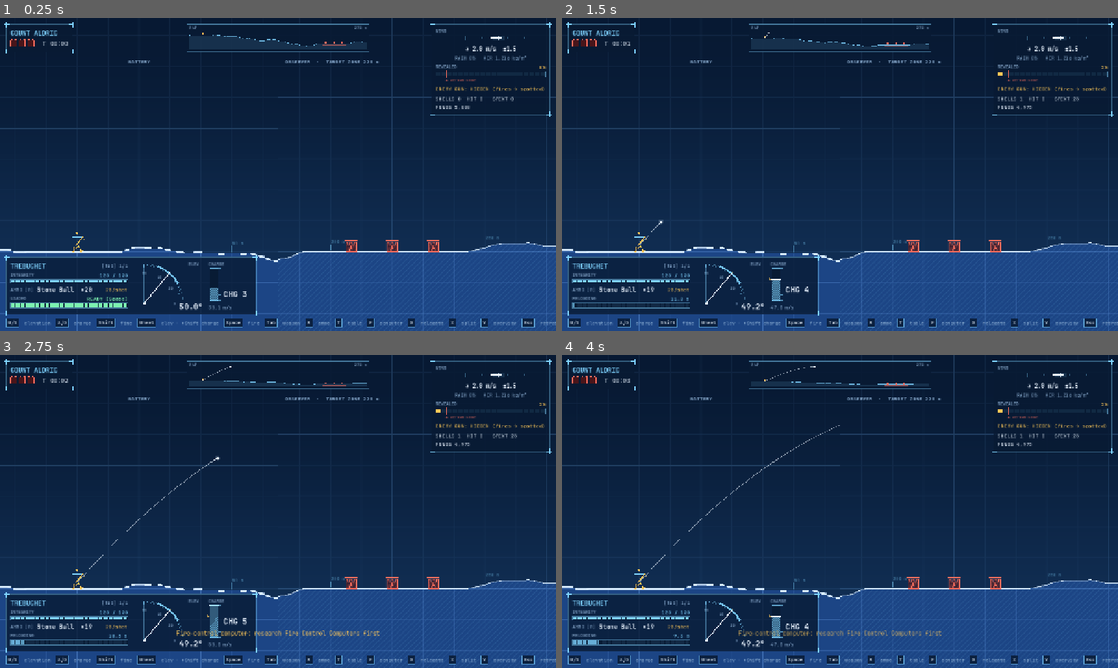
Above: before the commit, frames 1-4 (two rows, left to right).
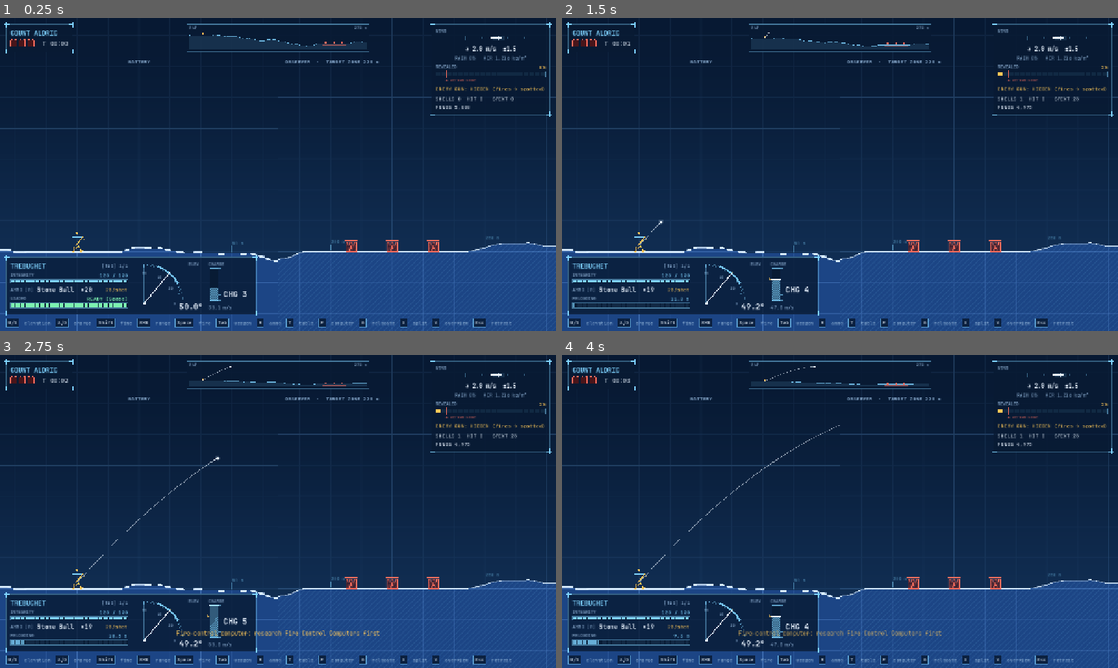
Above: after the commit, the same moments.

Repository: usro/IronAndAngles
Game: Godot game, scene res://scenes/battle/battle.tscn
The game is run twice, just before and just after one commit, with the same random seed, the same clock (stepped at 60 frames per second) and the same inputs. This scene is started directly instead of the project's main scene.
Inputs (mouse positions are in pixels of both pictures, inside the frame that each line leads up to):
- Up to frame 1 (0.25 s): no input
- Up to frame 2 (1.5 s): tap Enter at 0.5 s; move the mouse to (962, 158) at 0.52 s; hold D (charge_up) 0.53-1.25 s; tap S (aim_down) at 0.6 s; click (962, 158) at 0.67 s; tap Space (fire) at 1.25 s; drag from (728, 190) to (812, 237) at 1.27 s
- Up to frame 3 (2.75 s): move the mouse to (333, 442) at 2.02 s; hold D (charge_up) from 2.03 s (still down); hold F (apply_solution) from 2.03 s (still down)
- Up to frame 4 (4 s): release D (charge_up) at 2.75 s; release F (apply_solution) at 2.75 s; drag from (812, 574) to (673, 464) at 2.77 s; tap Enter at 3.5 s; move the mouse to (1006, 558) at 3.52 s; hold A (charge_down) from 3.53 s (still down); hold Space (fire) from 3.53 s (still down)

The runs differ from the first frame. In frame 1, 1.1% of the frame differs, in the area x 25-100%, y 96-99%; in frame 2, 1.1%; in frame 3, 1.1%; in frame 4, 1.1%.

Commit message:
Key strip: rangefinder hint replaces the long wheel hint so it fits 1280 px
Co-Authored-By: Claude Opus 5.5 <noreply@anthropic.com>

Diff:
--- a/scripts/battle/battle_hud.gd
+++ b/scripts/battle/battle_hud.gd
@@ -4,7 +4,7 @@
 ## fire-control plate (bottom left) with elevation dial, charge column, ammo and reload bar,
 ## a key strip and the end-of-battle stamp. Only reads the sim; battle.gd forwards input.
 
-const KEY_HINTS := [["W/S", "elevation"], ["A/D", "charge"], ["Shift", "fine"], ["Wheel", "elev · +Shift charge"],
+const KEY_HINTS := [["W/S", "elevation"], ["A/D", "charge"], ["Shift", "fine"], ["RMB", "range"],
 	["Space", "fire"], ["Tab", "weapon"], ["R", "ammo"], ["T", "table"], ["F", "computer"], ["G", "relocate"],
 	["X", "split"], ["V", "overview"], ["Esc", "retreat"]]
 
